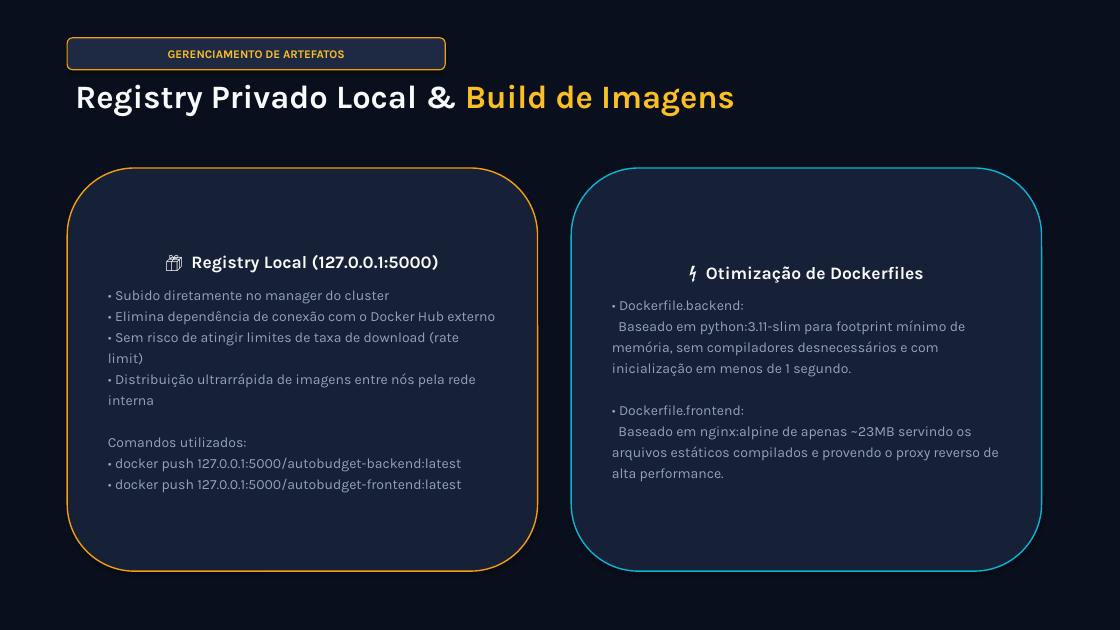
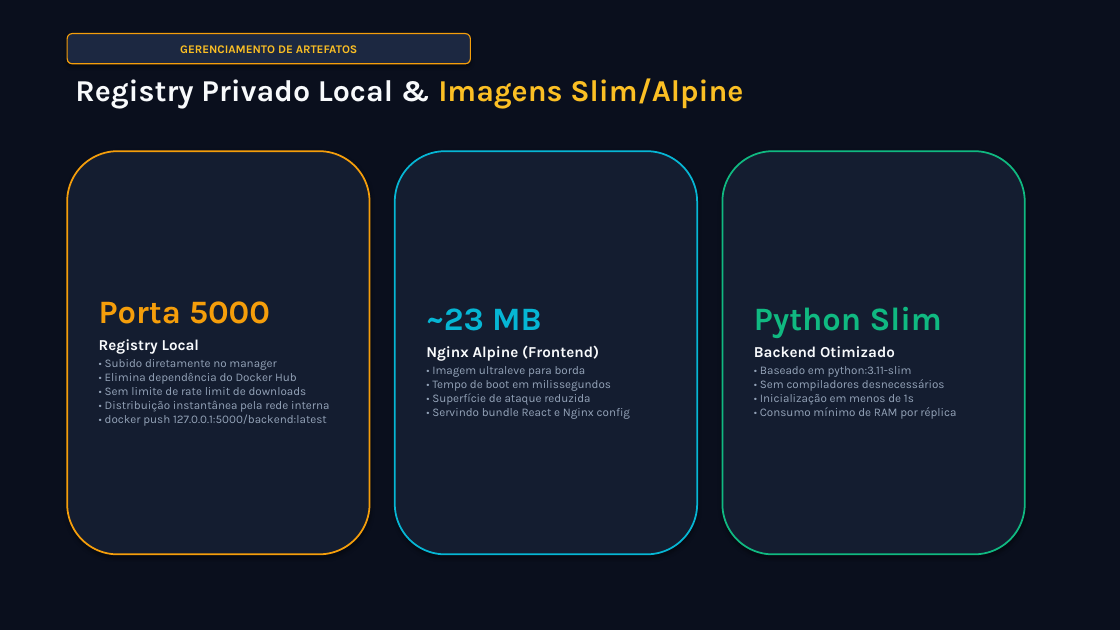
Before and after one commit to KaykyMatos845/auto-repair-budget-agent, a slide deck: slide 7 of Apresentacao_AutoBudget_AI.pptx. Drawn at 1120x630 pixels with LibreOffice and Linux fonts; fonts in the diff are those of the drawing. Boxes give left, top, right and bottom in pixels: in the first picture for what was removed or moved away, otherwise in the second. Text is boxed around its words. In the diff, an @@ line names an element or a change of style, - is before the commit and + after.

Commit message:
feat: apresentacao visual-first com fotos reais, diagrama de cluster e menos texto

```diff
--- a/Apresentacao_AutoBudget_AI.pptx
+++ b/Apresentacao_AutoBudget_AI.pptx
@@ rounded rectangle "GERENCIAMENTO DE ARTEFATOS": place and size @@
-rounded rectangle "GERENCIAMENTO DE ARTEFATOS" at <box>67,38,445,70</box>
+rounded rectangle "GERENCIAMENTO DE ARTEFATOS" at <box>67,34,471,64</box>
@@ rounded rectangle "GERENCIAMENTO DE ARTEFATOS" at <box>67,34,471,64</box>: fill #1E2A44 to #1C2841 @@
@@ text at <box>75,78,743,109</box>: text changed; size 28 to 26 pt @@
-Registry Privado Local & Build de Imagens
+Registry Privado Local & Imagens Slim/Alpine
@@ rounded rectangle "Porta 5000": place and size @@
-rounded rectangle "Porta 5000" at <box>67,168,538,571</box>
+rounded rectangle "Porta 5000" at <box>67,151,370,555</box>
@@ rounded rectangle "Porta 5000" at <box>67,151,370,555</box>: fill #162036 to #141D30; outline #F59E0B 1.2 pt to #F59E0B 1.5 pt @@
@@ rounded rectangle "~23 MB": place and size @@
-rounded rectangle "~23 MB" at <box>571,168,1042,571</box>
+rounded rectangle "~23 MB" at <box>395,151,697,555</box>
@@ rounded rectangle "~23 MB" at <box>395,151,697,555</box>: fill #162036 to #141D30; outline #06B6D4 1.2 pt to #06B6D4 1.5 pt @@
@@ rounded rectangle added at <box>723,151,1025,555</box>, fill #141D30, outline #10B981 1.5 pt, 10 pt, text #94A3B8 @@
+Python Slim
+Backend Otimizado
+• Baseado em python:3.11-slim
+• Sem compiladores desnecessários
+• Inicialização em menos de 1s
+• Consumo mínimo de RAM por réplica
@@ text in rounded rectangle at <box>99,301,329,426</box>: text changed; size 12 to 10 pt @@
-📦 Registry Local (127.0.0.1:5000)
-• Subido diretamente no manager do cluster
-• Elimina dependência de conexão com o Docker Hub externo
-• Sem risco de atingir limites de taxa de download (rate limit)
-• Distribuição ultrarrápida de imagens entre nós pela rede interna
-Comandos utilizados:
-• docker push 127.0.0.1:5000/autobudget-backend:latest
-• docker push 127.0.0.1:5000/autobudget-frontend:latest
+Porta 5000
+Registry Local
+• Subido diretamente no manager
+• Elimina dependência do Docker Hub
+• Sem limite de rate limit de downloads
+• Distribuição instantânea pela rede interna
+• docker push 127.0.0.1:5000/backend:latest
@@ text in rounded rectangle at <box>426,308,630,419</box>: text changed; size 12 to 10 pt @@
-⚡ Otimização de Dockerfiles
-• Dockerfile.backend:
-Baseado em python:3.11-slim para footprint mínimo de memória, sem compiladores desnecessários e com inicialização em menos de 1 segundo.
-• Dockerfile.frontend:
-Baseado em nginx:alpine de apenas ~23MB servindo os arquivos estáticos compilados e provendo o proxy reverso de alta performance.
+~23 MB
+Nginx Alpine (Frontend)
+• Imagem ultraleve para borda
+• Tempo de boot em milissegundos
+• Superfície de ataque reduzida
+• Servindo bundle React e Nginx config
```
Also in this commit, not shown: 8 other slides changed, 3 slides added, 3 slides removed, 6 other files.
